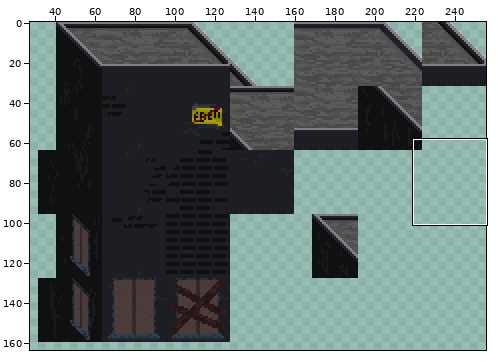
Sprite sheet -- CasaDesDiamantes/sprites/housetiles_spr/1bfb3df4-e099-4057-ac77-359769abf679.png. The picture above shows the old version from afar; the outline marks the close-up.
Close-up. Old version:
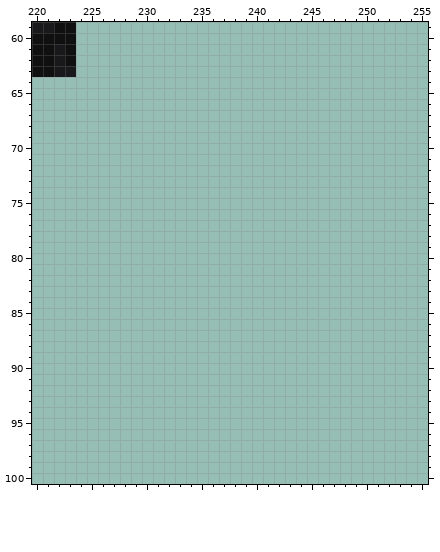
The file is 256x256 pixels. Colours within 5 levels of each other are drawn and written as one. Shown: x 220..255, y 59..100. The wide view leaves out empty margins.
The same view after the edit:
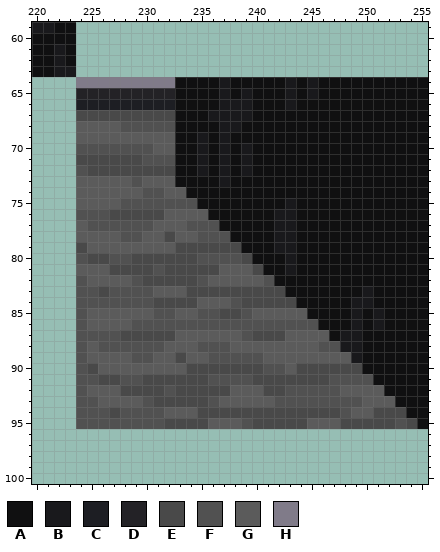
Palette (. is transparent): A #101011  B #19191c  C #1d1e23  D #232226  E #494949  F #515151  G #5b5b5b  H #807b89
Change:
{"y":64,"x":224,"old":"................................","new":"HHHHHHHHHAAAABAAAAABABAAAAAAAAAA"}
{"y":65,"x":224,"old":"................................","new":"DDDDDDDDDAAAABABAAABABAAAAAAAAAA"}
{"y":66,"x":224,"old":"................................","new":"CCCCCCCCCAAAABBBAAABAAAAAAAAAAAA"}
{"y":67,"x":224,"old":"................................","new":"EEEEEEEEEAAABBBBAAAAAAAAAAAAAAAA"}
{"y":68,"x":224,"old":"................................","new":"GGGGFFFFFAAAABBAAAAAAAAAAAAAAAAA"}
{"y":69,"x":224,"old":"................................","new":"GGGGGGGGGAABABAAAAAAAAAAAAAAAAAA"}
{"y":70,"x":224,"old":"................................","new":"FFFFFFFGGAABABABAAAAAAAAAAAAAAAA"}
{"y":71,"x":224,"old":"................................","new":"EEEEEEFFFAABABABAAAAAAAAAAAAAAAA"}
{"y":72,"x":224,"old":"................................","new":"FEEEEEEEEAABABABAAAAAAAAAAAAAAAA"}
{"y":73,"x":224,"old":"................................","new":"GGGGGFGGGAAAABAAAAAAAAAAAAAAAAAA"}
{"y":74,"x":224,"old":"................................","new":"GGGGGGFFGGAAAAAAAAAAAAAAAAAAAAAA"}
{"y":75,"x":224,"old":"................................","new":"GGGGFFFFFFFAAAAAAAABAAAAAAAAAAAA"}
{"y":76,"x":224,"old":"................................","new":"FFFEEEEEGGGGAAAAAABBAAAAAAAAAAAA"}
{"y":77,"x":224,"old":"................................","new":"GFFFFFFGGGFFFAAAAABBAAAAAAAAAAAA"}
{"y":78,"x":224,"old":"................................","new":"GGGGFFGGEGGFFFAAAABBAAAAAAAAAAAA"}
{"y":79,"x":224,"old":"................................","new":"EGGGGGGGGEEEEEEAAABBAAAAAAAAAAAA"}
{"y":80,"x":224,"old":"................................","new":"FEEFFEEEEEEFFFFEAAABAAAAAAAAAAAA"}
{"y":81,"x":224,"old":"................................","new":"GGGEEEEFEEEEEGGGEAABAAAAAAAAAAAA"}
{"y":82,"x":224,"old":"................................","new":"FGGGGFEEEEEFGGGGGFAAAAAAAAAAAAAA"}
{"y":83,"x":224,"old":"................................","new":"FFEFFFFGGGEEEEEEEEEAAAAAAABAAAAA"}
{"y":84,"x":224,"old":"................................","new":"FFFFFFFEEEEGGGFEEEEEAAAAABBAAAAA"}
{"y":85,"x":224,"old":"................................","new":"FGGGGGGFFGGFFEEFGGGGGAAAABABAAAA"}
{"y":86,"x":224,"old":"................................","new":"FGGGGFFFFFFFFFFFFFFFFFAAABABAAAA"}
{"y":87,"x":224,"old":"................................","new":"FFFFEEEEEGGGGGGFEEEGGGGABBAAAAAA"}
{"y":88,"x":224,"old":"................................","new":"FGFFFFFFGGGFFFGGGGGGGGFFBBAAAAAA"}
{"y":89,"x":224,"old":"................................","new":"FGGGGFFGGEGGFFFFFGGGGGGGGBAAAAAA"}
{"y":90,"x":224,"old":"................................","new":"FEGGGGGGGGEEEEEEEFFGEEEEEEAAAAAA"}
{"y":91,"x":224,"old":"................................","new":"FFEEFFEEEEEEFFFFEEEEEEEFFFFAAAAA"}
{"y":92,"x":224,"old":"................................","new":"FGGGEEEEFEEEEEGGGEEFFFFFGGGGAAAA"}
{"y":93,"x":224,"old":"................................","new":"FFGGGGFEEEEEFGGGGGFFFFFFFFGGGAAA"}
{"y":94,"x":224,"old":"................................","new":"FFFEFFFFGGGEEEEEEEEEEEEEFGGEEEAA"}
{"y":95,"x":224,"old":"................................","new":"FFFFFFFFEEEEGGGFEEEEEGGGEEEEEFEA"}
{"label":"added","picture_box":[76,77,428,429]}
